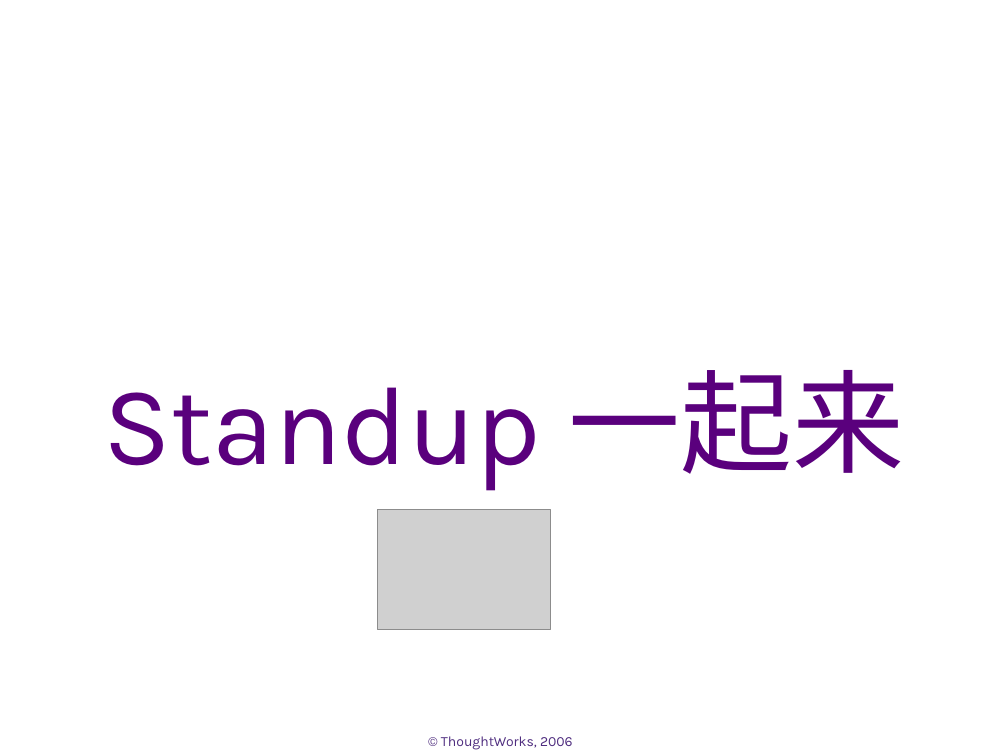
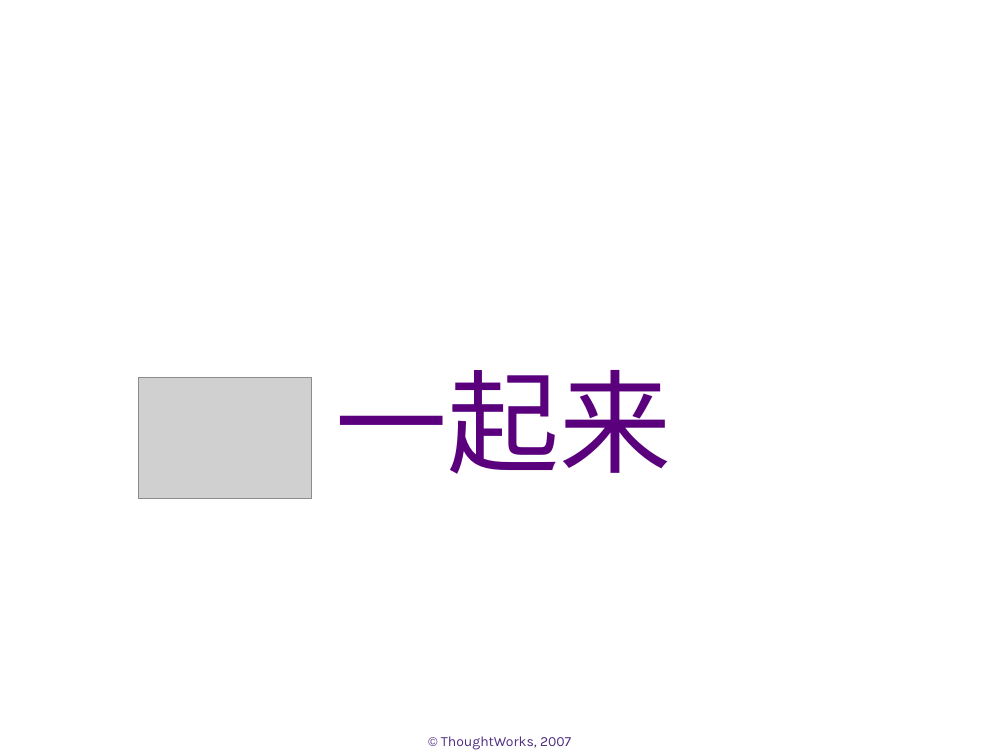
Before and after one commit to whimet/agilechina, a slide deck: slide 7 of docs/demo.ppt (slide 10 before the commit). Drawn at 1008x756 pixels with LibreOffice and Linux fonts; fonts in the diff are those of the drawing; grey boxes stand for pictures; background and template pictures are left out. Boxes give left, top, right and bottom in pixels: in the first picture for what was removed or moved away, otherwise in the second. Text is boxed around its words. In the diff, an @@ line names an element or a change of style, - is before the commit and + after.

```diff
--- a/docs/demo.ppt
+++ b/docs/demo.ppt
@@ picture: place and size @@
-picture at (378,510,550,630)
+picture at (139,378,311,498)
@@ subtitle at (336,370,672,474): text changed @@
-Standup 一起来
+一起来
@@ text at (441,736,571,750): text changed @@
-© ThoughtWorks, 2006
+© ThoughtWorks, 2007
```
Also in this commit, not shown: 9 other slides changed, 8 slides added, 10 slides removed.
